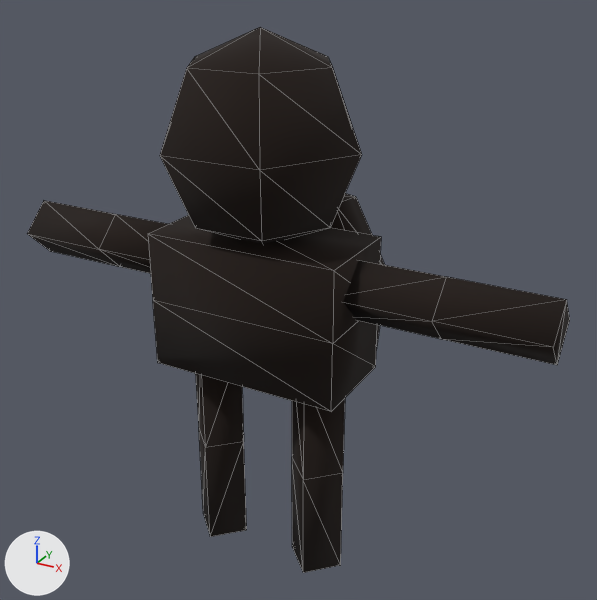
One commit to the glTF model assets/models/character/character.glb: the scene before it, then after it.
Camera for both pictures: a camera (50 mm lens) standing at (3.91, -6.42, 6.23) and looking at (0.16, 0.39, 2.83). The lights are fixed; the arrows at lower left show +X, +Y and +Z. The older version comes first. Mesh edges are drawn as thin lines. Vertices at exactly the same position are counted once.

Before the edit, the objects in view are built like this:
```python
me_cube_001 = bpy.data.meshes.new('Cube.001')
me_cube_001.from_pydata(...)  # 12 vertices, 20 faces; spans x -1.0..1.0, y -0.5..0.5, z -0.18..1.22
me_cube_001.materials.append(mat_palette)  # picture img_lord_of_the_maps_1x
me_cylinder = bpy.data.meshes.new('Cylinder')
me_cylinder.from_pydata(...)  # 24 vertices, 40 faces; spans x -0.9..0.9, y -0.3..0.3, z -2.4..-0.01
me_cylinder.materials.append(mat_palette)  # picture img_lord_of_the_maps_1x
me_cylinder_001 = bpy.data.meshes.new('Cylinder.001')
me_cylinder_001.from_pydata(...)  # 24 vertices, 40 faces; spans x -2.85..2.85, y -0.3..0.3, z 0.55..1.15
me_cylinder_001.materials.append(mat_palette)  # picture img_lord_of_the_maps_1x
me_sphere = bpy.data.meshes.new('Sphere')
me_sphere.from_pydata(...)  # a UV sphere (6 segments, 4 rings, poles along z) spanning x -1.0..1.0, y -0.87..0.87, z 1.12..3.12
me_sphere.materials.append(mat_palette)  # picture img_lord_of_the_maps_1x
me_sphere_001 = bpy.data.meshes.new('Sphere.001')
me_sphere_001.from_pydata(...)  # 30 vertices, 56 faces; spans x -0.83..0.83, y 0.42..1.4, z -0.45..1.46
me_sphere_001.materials.append(mat_palette)  # picture img_lord_of_the_maps_1x
ob_arms = bpy.data.objects.new('Arms', me_cylinder_001)
ob_arms.location = (0.0, 0.0, 2.4)
ob_backpack = bpy.data.objects.new('Backpack', me_sphere_001)
ob_backpack.location = (0.0, 0.0, 2.4)
ob_cube = bpy.data.objects.new('Cube', me_cube_001)
ob_cube.location = (0.0, 0.0, 2.4)
ob_head = bpy.data.objects.new('Head', me_sphere)
ob_head.location = (0.0, 0.0, 2.4)
ob_legs = bpy.data.objects.new('Legs', me_cylinder)
ob_legs.location = (0.0, 0.0, 2.4)
```
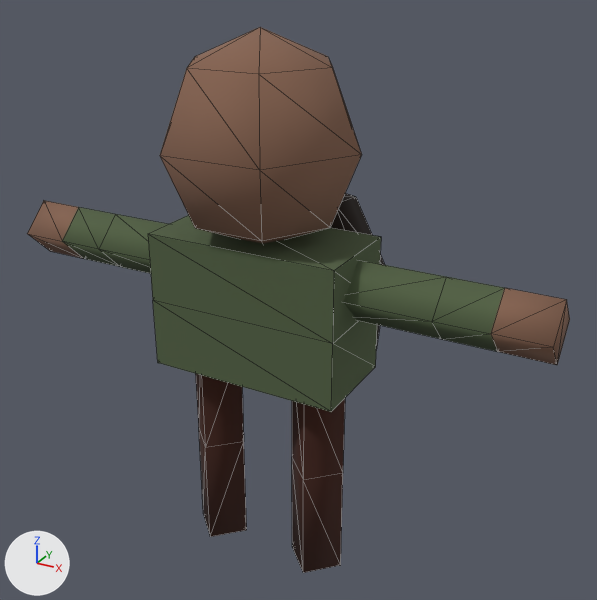
Edits to the bpy script that builds the scene:
```text
Change me_cylinder_001:
    used by ob_arms; location = (0.0, 0.0, 2.4)
    remove me_cylinder_001.from_pydata(...)  # 24 vertices, 40 faces; spans x -2.85..2.85, y -0.3..0.3, z 0.55..1.15
    add me_cylinder_001.from_pydata(...)  # 32 vertices, 52 faces; spans x -2.85..2.85, y -0.3..0.3, z 0.55..1.15
    me_cylinder_001 part 1: 4 vertices added at x -2.34, y -0.3..0.3, z 0.55..1.15
    me_cylinder_001 part 2: 4 vertices added at x 2.34, y -0.3..0.3, z 0.55..1.15
    me_cylinder_001 part 3: 20 kept faces spanning x -2.85..2.85, y -0.3..0.3, z 0.55..1.15 get new texture (UV) coordinates
Change me_cube_001:
    where me_cube_001.from_pydata(...)  # 12 vertices, 20 faces; spans x -1.0..1.0, y -0.5..0.5, z -0.18..1.22
    used by ob_cube; location = (0.0, 0.0, 2.4)
    me_cube_001 part 4: texture (UV) coordinates of 20 of 20 faces, centred in x -1.0..1.0, y -0.5..0.5, z -0.18..1.22, changed; they spanned u 0.93..0.94, v 0.22..0.64 and now span u 0.29..0.33, v 0.21..0.74
Change me_sphere:
    where me_sphere.from_pydata(...)  # 20 vertices, 36 faces; spans x -1.0..1.0, y -0.87..0.87, z 1.12..3.12
    used by ob_head; location = (0.0, 0.0, 2.4)
    me_sphere part 5: texture (UV) coordinates of 36 of 36 faces, centred in x -0.74..0.74, y -0.78..0.78, z 1.31..2.92, changed; they spanned u 0.91..0.95, v 0.34..0.69 and now span u 0.54..0.59, v 0.36..0.72
Change me_cylinder:
    used by ob_legs; location = (0.0, 0.0, 2.4)
    remove me_cylinder.from_pydata(...)  # 24 vertices, 40 faces; spans x -0.9..0.9, y -0.3..0.3, z -2.4..-0.01
    add me_cylinder.from_pydata(...)  # 24 vertices, 36 faces; spans x -0.9..0.9, y -0.3..0.3, z -2.4..-0.01
    me_cylinder part 6: 36 kept faces spanning x -0.9..0.9, y -0.3..0.3, z -2.4..-0.01 get new texture (UV) coordinates
    edits to the shape of me_cylinder do not show in these pictures
```

Location of each change, [x1, y1, x2, y2] in pixels of the pictures (597 x 600 px):
part 1 of me_cylinder_001, added
    after: [27, 201, 120, 267]
part 2 of me_cylinder_001, added
    after: [432, 277, 567, 365]
part 3 of me_cylinder_001, surface changed
    both: [99, 214, 570, 365]
part 4 of me_cube_001, surface changed (black to green)
    both: [148, 215, 381, 412]
part 5 of me_sphere, surface changed (black to brown)
    both: [160, 27, 362, 244]
part 6 of me_cylinder, surface changed
    both: [196, 374, 345, 573]
